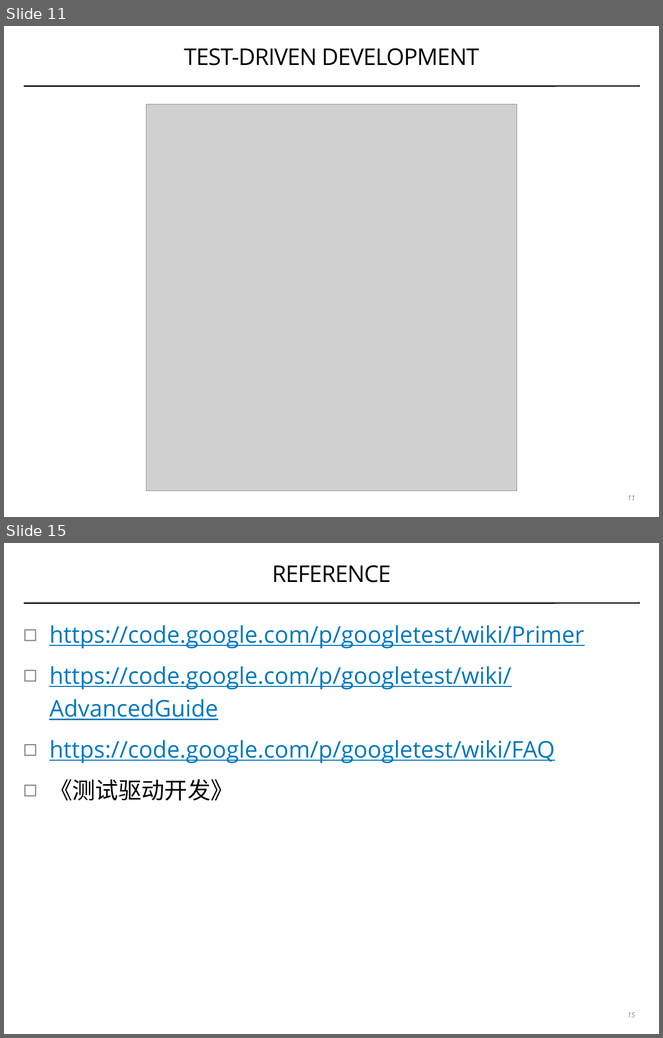
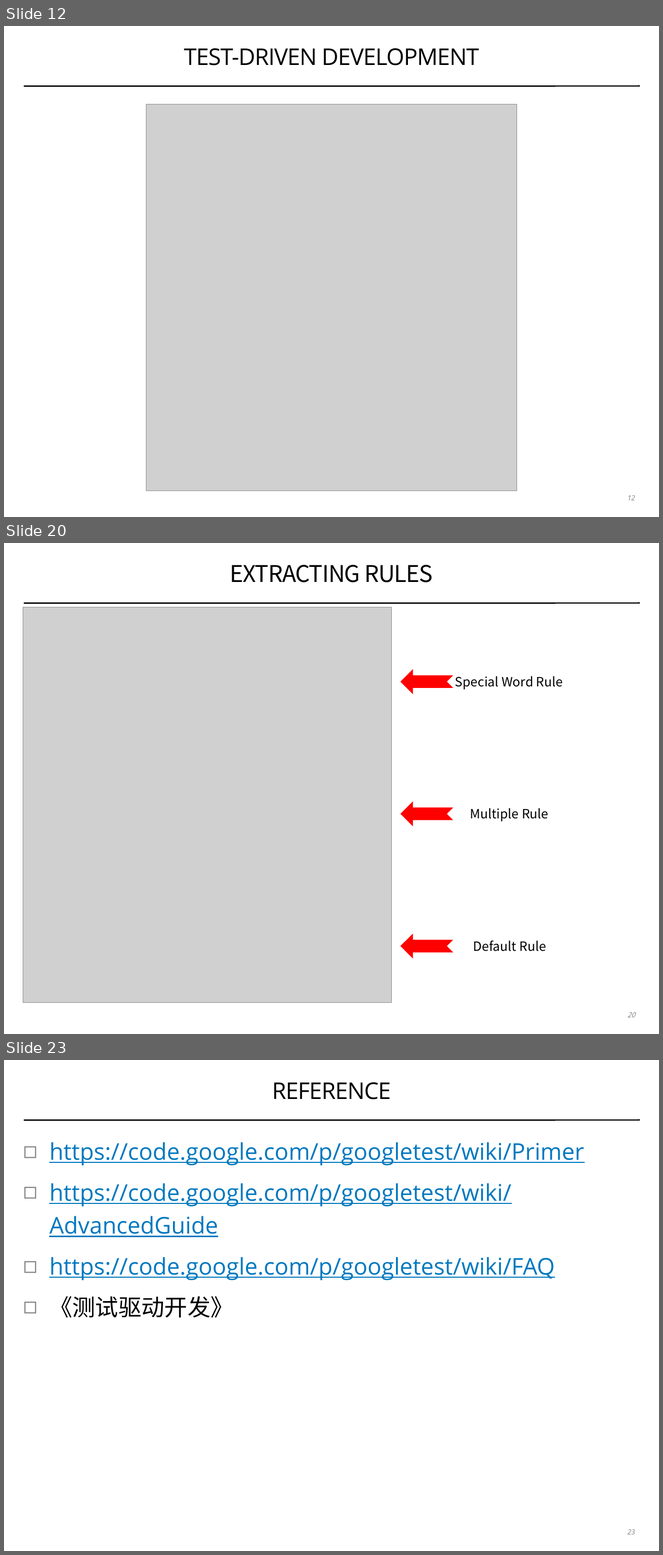
Before and after one commit to coney/c-training, a slide deck: UT/.slides/01-introduction-to-gtest.pptx. Shown one above the other, each under a label of ours: slides 11 and 15 before the commit, slides 12, 20 and 23 after it; the slides between them are not shown. The pictures are 663x1038 and 663x1555 pixels, drawn with LibreOffice and Linux fonts; fonts in the diff are those of the drawing; grey boxes stand for pictures. Boxes give left, top, right and bottom in pixels: in the first picture for what was removed or moved away, otherwise in the second. Text is boxed around its words. In the diff, an @@ line names an element or a change of style, - is before the commit and + after.

```diff
--- a/UT/.slides/01-introduction-to-gtest.pptx
+++ b/UT/.slides/01-introduction-to-gtest.pptx
@@ slide 20 added at [4, 543, 659, 1034], background #FFFFFF; not listed: 1 template element that a slide beside it also shows @@
@@ title added at [230, 565, 433, 583], 36 pt, text #000000 @@
+EXTRACTING RULES
@@ picture added at [23, 607, 391, 1003] @@
@@ notched right arrow added at [401, 669, 453, 695], fill #FF0000 @@
@@ text added at [455, 676, 563, 690], 20 pt, text #000000 @@
+Special Word Rule
@@ notched right arrow added at [401, 801, 453, 827], fill #FF0000 @@
@@ text added at [470, 808, 548, 822], 20 pt, text #000000 @@
+Multiple Rule
@@ notched right arrow added at [401, 934, 453, 959], fill #FF0000 @@
@@ text added at [474, 941, 546, 952], 20 pt, text #000000 @@
+Default Rule
@@ page number added at [627, 1013, 635, 1018], 11 pt, text #808184, italic @@
+20
@@ what was slide 11 is now slide 12 @@
@@ page number at [627, 496, 635, 501]: text changed @@
-11
+12
@@ what was slide 15 is now slide 23 @@
@@ page number at [627, 1530, 635, 1535]: text changed @@
-15
+23
```
Also in this commit, not shown: 6 slides changed, 7 other slides added, 10 other files.
